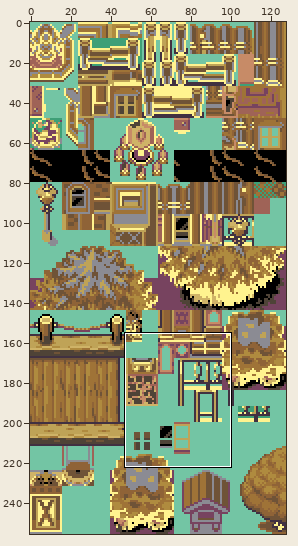
One commit to this sprite sheet: data/tilesets/secondary/rustboro/tiles.png. The picture above shows the old version from afar; the outline marks the close-up.
Close-up. The starting point:
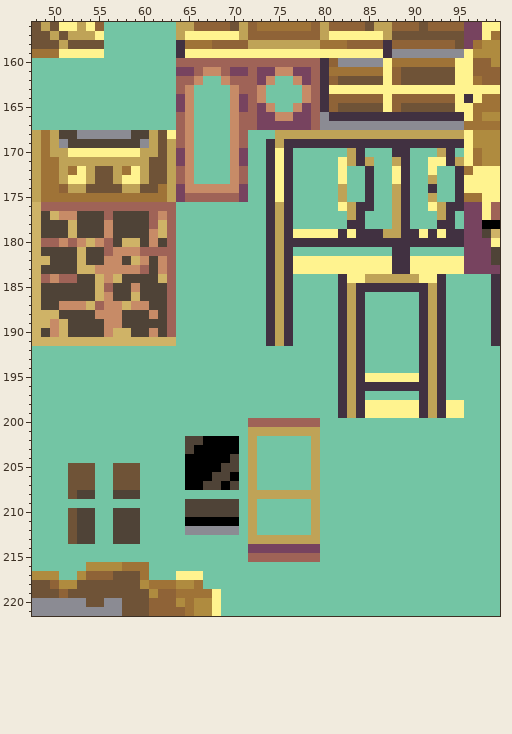
The file is 128x256 pixels. Shown: x 48..99, y 156..221.
And afterwards:
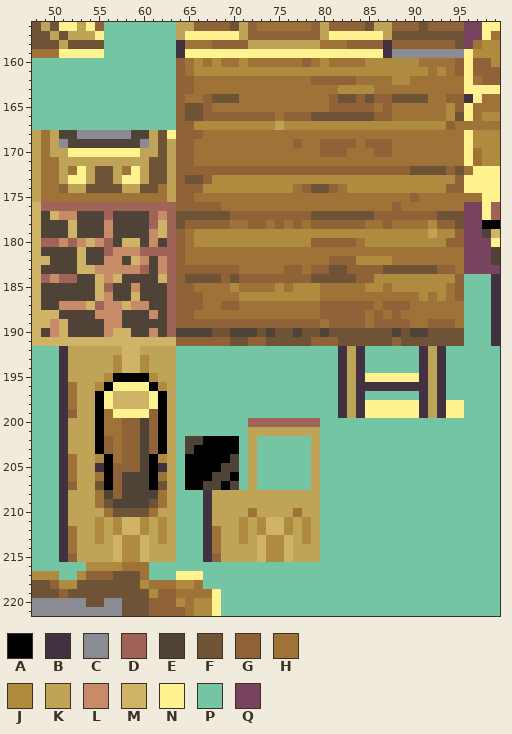
Palette (. is transparent): A #000000  B #413141  C #8b8b93  D #9f6357  E #4f4337  F #6f5337  G #8f6337  H #9f7337  J #af8b3f  K #bfa357  L #c78b67  M #cfb367  N #fff38f  P #73c5a4  Q #77435f
Edits made:
Changed rows in their new state; - is an unchanged pixel.
first column x 51:
160 -------------GHJHJHHJHHHHHHGHJHHHHJJJJJJ----G
161 -------------GHJJJJJJJJJJJJJJJJJJJJJJJJJJHJHG
162 -------------GGHHHHHHHHHHHHHGG-GGHHHHJJHHHHHH
163 -------------GGHHHHHHHHHHHHHHHHJJJJHHHHHHHHHH
164 -------------GHHGFFFHHHHHHHHHH-FF-F-GFFFFHH-G
165 -------------GFFGHHHHHHHHHHHHH-GGGGHGHHHHHHJG
166 -------------GFFGGGGGGGGHGGGFFFFFFFGGHHHHHHJF
167 -------------GGJJJJJJJJJKJJJJJJJJJJJJJJJJJJGH
168 -------------GGGHHHHHHHHHHHHHHHHHHHHHHHHHHHHH
169 -------------GGHHHHHHHHHHHGHHGGGGHGGGHHHHHHHH
170 -------------GGHHHHHHHHHHHHHHGGGHHHGGHHHHHHHH
171 -------------GGHHHHHHHHHHHHHHHHHHHHHHHHHHHHHH
172 -------------GGGGGGGGGGGGGGGGGGGGGGGGGGFFFFGF
173 -------------GFFGJJJJJJJJJJJJJJJJJJJJJJJJJJJG
174 -------------GGGJJJJJJJJJJHGFFGHJJJJJJJJJJJGG
175 -------------GGHHHHHHHHHHHHHHHHHHHHHHHHGHHHHH
176 -------------GGGGGHHHHHHHHHHHHHHHHHHHGHHHHHHH
177 -------------FFFFFFGGGGGGGGGFFFFFFFGGGGGGGFFF
178 -------------FGGGGGHHGGHGHGHGGGGGGHHGHHHHJGGF
179 -------------GHJJJJJJJJJJJJJJJJJJJJJJJJJJKJJG
180 -------------GHJJJJJJJJJJJJJGGGGGHJJJJJJJJJGG
181 -------------GHHHHHHHHHHHHHHHHHHHHHHHHHHHHHHH
182 -------------GHHHHHHHHHHHHHHHHGGGJJJJHHHHHHHH
183 -------------GGGGGGGHHHHHGGHGGFFGGGGFFFFFFGGH
184 -------------GFFFFGFGGGGGGGGFFFFFGGJJJJJJJJJG
185 -------------GGHHHHJHHHHJHJJJHHHHHJJHJJJJJJHG
186 -------------GGGHHHHJJJJJJJJJHHHHHHHHHHHJHJHG
187 -------------GGGHHGGHHHHHHHHHGGGGGGHGGGHHHHHH
188 -------------GGHHHHHHHHHHHHHHGGGGGHGHGHHHHHHH
189 -------------GGGGGGGGGGGGGGGGHGGGGHGGGGHHGGGH
190 -------------EEEEFFEEEFEFFEFFEFFFFFFFEFEEFFFF
191 -------------GGGGGGFFGGFFFFFGGGFFFFFFGFFFFFFF
192 BKKKKKKMMKKKK--------------------------------
193 BKKKKKJMMJKKK--------------------------------
194 BKKKKKJMMJKKK--------------------------------
195 BKKKKJAAAAJKK--------------------------------
196 BHKKJANNNNAJK--------------------------------
197 BHKKANMMMMNAK--------------------------------
198 BHKKANMMMMNAK--------------------------------
199 BGKKAHNNNNGAK--------------------------------
200 BKKKAHHGGEGAK--------------------------------
201 BKKKAHHGGEGAK--------------------------------
202 BKKKAGHGGEGAK--------------------------------
203 BKKKAGHGGEGAK--------------------------------
204 BHKKJAHGGEAJK--------------------------------
205 BHKKBAGGGEABK--------------------------------
206 BHKKHAGEEEAHK--------------------------------
207 BGKKFAGEEEAFK--------------------------------
208 BKKKHEG--EEHK---BKKKK------------------------
209 BKKKHFEEEEFHK-PPBKKKK-KKKKKK-----------------
210 BKKKKHFFFFHKK-PPBKKKKHKKKKHK-----------------
211 BKKKJKJMMJKJK-PPBKKKJ-JMMJKJ-----------------
212 BHKKJKJMMJKJK-PPBHKKJ-JMMJKJ-----------------
213 BHKKJKMJJMKJK---BHKKJ-MJJM-J-----------------
214 BHKKKKMJJMKKK---BHKKKKMJJMKKK----------------
215 BGKKKKMJJMKKK---BGKKKKMJJMKKK----------------
Boxes around the changes in both close-ups, in picture pixels (x1, y1, x2, y2):
changed: (59, 58, 464, 562)
